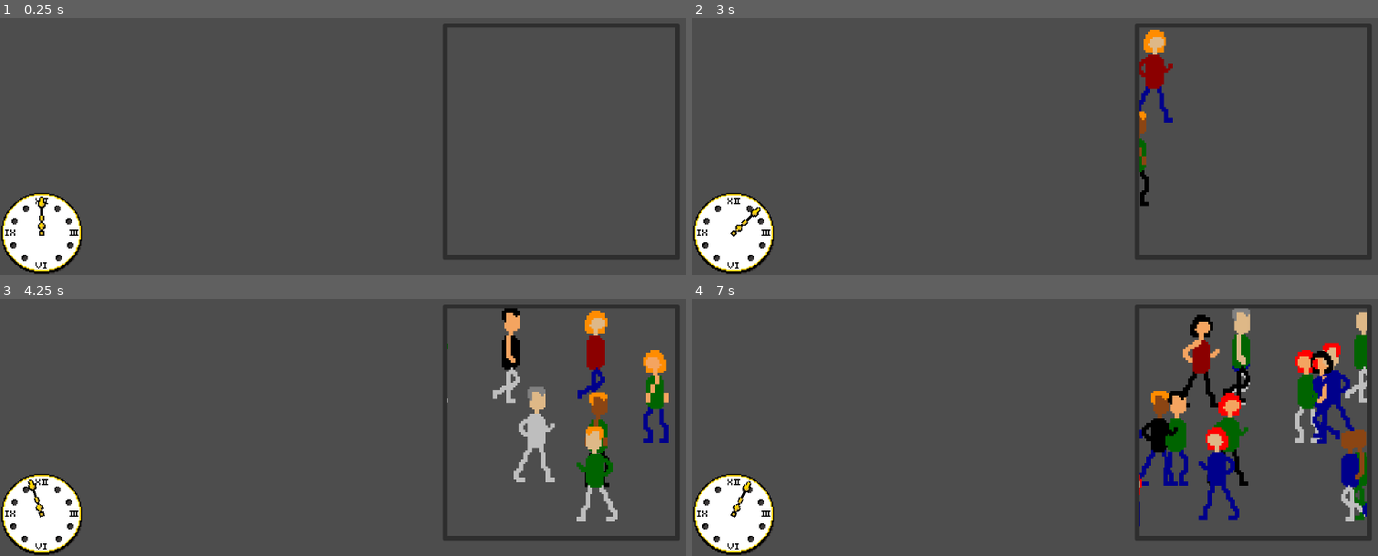
Above: before the commit, frames 1-4 (two rows, left to right).
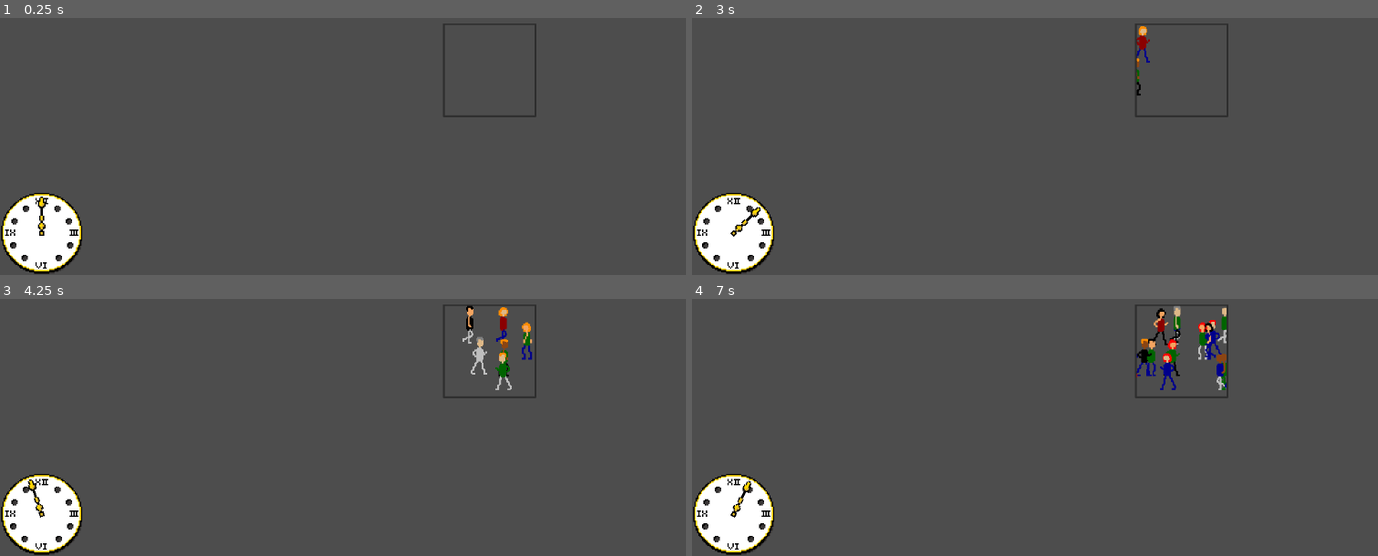
Above: after the commit, the same moments.

Repository: duckingg/GMTK-Heavenly-office
Game: Godot game, scene res://Assets/main.tscn
Same seed, same stepped clock (60 frames per second), same inputs: the game is played once before the commit and once after it.
Inputs (mouse positions are in pixels of both pictures, inside the frame that each line leads up to):
- Up to frame 1 (0.25 s): no input
- Up to frame 2 (3 s): tap Enter (ui_accept) at 0.5, 0.77, 1.52 s; move the mouse to (1213, 48) at 0.52 s; hold Up (ui_up) 0.53-1.28 s; click (1213, 48) at 0.67 s; move the mouse to (966, 77) at 1.27 s; hold Down (ui_down) 1.28-2.03 s; click (966, 77) at 1.42 s; move the mouse to (1014, 77) at 2.02 s; hold Up (ui_up) from 2.03 s (still down); click (1014, 77) at 2.17 s; move the mouse to (986, 77) at 2.77 s; click (986, 77) at 2.92 s
- Up to frame 3 (4.25 s): tap Enter (ui_accept) at 3.02, 3.77 s; move the mouse to (267, 358) at 3.52 s; release Up (ui_up) at 3.53 s; hold Down (ui_down) from 3.53 s (still down); click (267, 358) at 3.67 s
- Up to frame 4 (7 s): move the mouse to (925, 355) at 4.27 s; click (925, 355) at 4.42 s; tap Enter (ui_accept) at 4.52, 6.02, 6.77 s; move the mouse to (966, 360) at 5.02 s; click (966, 360) at 5.17 s; move the mouse to (outside the picture) at 5.77 s; release Down (ui_down) at 5.78 s; hold Up (ui_up) from 5.78 s (still down); click (outside the picture) at 5.92 s; move the mouse to (925, 355) at 6.52 s; click (925, 355) at 6.67 s

The runs differ from the first frame. In frame 1, 2.1% of the frame differs, in the area x 64-100%, y 2-94%; in frame 2, 3.4%; in frame 3, 7.3%; in frame 4, 12%.

Commit message:
IT IS NOW TICKINGGGG

Diff:
--- a/Assets/Clock.tscn
+++ b/Assets/Clock.tscn
@@ -3,6 +3,7 @@
 [ext_resource type="Texture2D" uid="uid://drcuf48wpfaed" path="res://Sprites/Clock2.png" id="1_qj2jc"]
 [ext_resource type="Script" uid="uid://ckpfbpuv07ouw" path="res://Scripts/Clock.gd" id="2_qj2jc"]
 [ext_resource type="Texture2D" uid="uid://c1xsd7fu6tkvs" path="res://Sprites/clock arm.png" id="3_1ubeg"]
+[ext_resource type="AudioStream" uid="uid://dh7e08056h4lb" path="res://Sounds/dragon-studio-clock-ticking-sfx-467486.mp3" id="4_1ubeg"]
 
 [node name="Clock" type="Sprite2D" unique_id=993132611]
 texture_filter = 1
@@ -13,3 +14,7 @@
 texture_filter = 1
 rotation = 6.2831855
 texture = ExtResource("3_1ubeg")
+
+[node name="AudioStreamPlayer" type="AudioStreamPlayer" parent="." unique_id=1016497904]
+stream = ExtResource("4_1ubeg")
+volume_db = -6.0
--- a/Assets/main.tscn
+++ b/Assets/main.tscn
@@ -20,6 +20,7 @@
 offset_top = 249.8
 offset_right = 1074.315
 offset_bottom = 623.8005
+scale = Vector2(0.395, 0.395)
 mouse_filter = 1
 
 [node name="SubViewportContainer" type="SubViewportContainer" parent="CanvasLayer/Panel" unique_id=309560938]
--- a/Scripts/Clock.gd
+++ b/Scripts/Clock.gd
@@ -1,7 +1,8 @@
 extends Sprite2D
 
 @export var Tick_start_time = 30
-@export var scale_start_time = 15
+@export var scale_start_time = 15.0
+@export var scale_stop_time = 5.0
 
 @onready var second_hand = $Second_hand
 
@@ -45,6 +46,7 @@
 	if type == "normal":
 		if time <= Tick_start_time:
 			current_tween.set_trans(Tween.TRANS_ELASTIC)
+			$AudioStreamPlayer.play(0.2)
 		else:
 			current_tween.set_trans(Tween.TRANS_LINEAR)
 
@@ -55,7 +57,8 @@
 			0.9
 		)
 
-		if time <= scale_start_time and time > scale_start_time / 5.0:
+		if time <= scale_start_time and time >= scale_stop_time:
+			$AudioStreamPlayer.volume_linear = scale_start_time/time
 			current_tween.parallel()
 			current_tween.tween_property(
 				self,
@@ -64,6 +67,7 @@
 				0.9
 			)
 		elif time > scale_start_time:
+			$AudioStreamPlayer.volume_linear = 0.5
 			current_tween.parallel()
 			current_tween.tween_property(
 				self,
@@ -71,6 +75,18 @@
 				Vector2( 1, 1 ),
 				0.9
 			)
+		elif time < scale_stop_time:
+			$AudioStreamPlayer.volume_linear = 1
+			current_tween.parallel()
+			current_tween.tween_property(
+				self,
+				"scale",
+				Vector2( scale_start_time/scale_stop_time , scale_start_time/scale_stop_time ),
+				0.9
+			)
+
+		await current_tween.finished
+		$AudioStreamPlayer.stop()
 
 		print(time)
 
Not shown, added: Sounds/dragon-studio-clock-ticking-sfx-467486.mp3.import
Not shown, added: Sounds/dragon-studio-clock-ticking-sfx-467486.mp3
